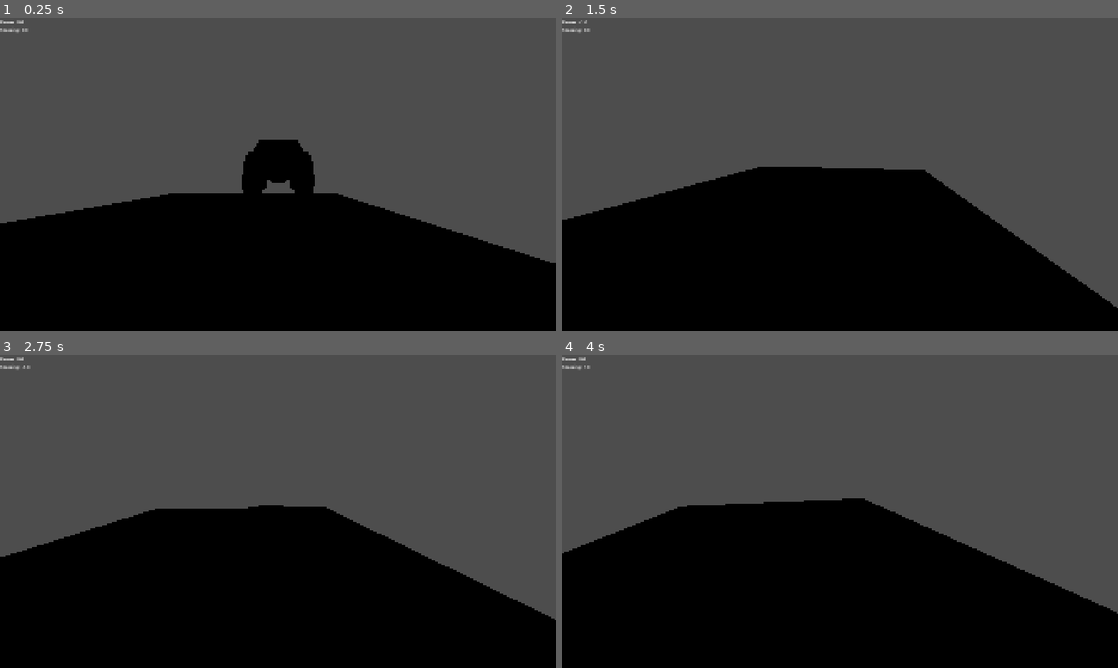
Above: before the commit, frames 1-4 (two rows, left to right).
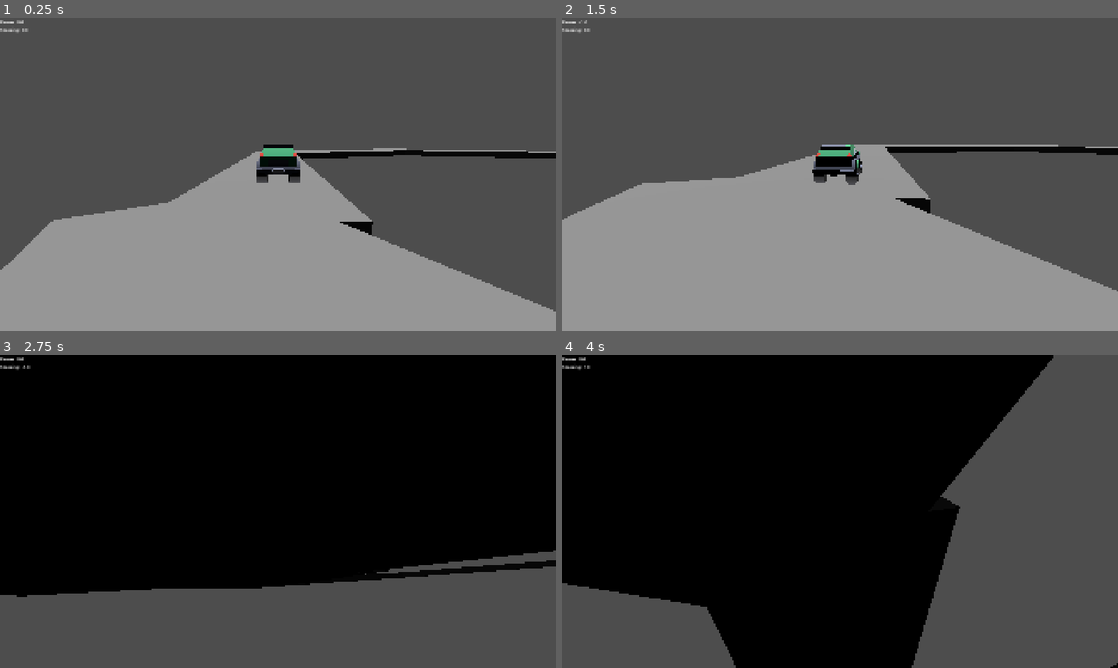
Above: after the commit, the same moments.

Repository: Another-Game-Studio/menu-template
Game: Godot game, scene res://scenes/TestScene.tscn
The game is run twice, just before and just after one commit, with the same random seed, the same clock (stepped at 60 frames per second) and the same inputs. This scene is started directly instead of the project's main scene.
Inputs (mouse positions are in pixels of both pictures, inside the frame that each line leads up to):
- Up to frame 1 (0.25 s): no input
- Up to frame 2 (1.5 s): move the mouse to (867, 174) at 0.52 s; hold Right (right) 0.53-1.28 s; hold Space (jump) 0.53-1.28 s; move the mouse to (812, 174) at 1.27 s; hold Down (brake) from 1.28 s (still down); tap Up (gas) at 1.35 s
- Up to frame 3 (2.75 s): tap Space (jump) at 1.52, 1.55, 1.82 s; move the mouse to (289, 505) at 2.02 s; release Down (brake) at 2.03 s; hold Right (right) from 2.03 s (still down); hold Space (jump) from 2.03 s (still down)
- Up to frame 4 (4 s): move the mouse to (834, 517) at 2.77 s; release Space (jump) at 2.78 s; tap Up (gas) at 2.85 s; tap Space (jump) at 3.02, 3.05, 3.32 s; move the mouse to (878, 514) at 3.52 s; release Right (right) at 3.53 s; hold Left (left) from 3.53 s (still down); hold Space (jump) from 3.53 s (still down)

The runs differ from the first frame. In frame 1, 41% of the frame differs, in the area x 0-100%, y 38-100%; in frame 2, 44%; in frame 3, 82%, in the area x 0-100%, y 0-100%; in frame 4, 56%.

Commit message:
Adds camera and jump function
Use the R1 equivalent to jump

Diff:
--- a/project.godot
+++ b/project.godot
@@ -76,3 +76,23 @@
 , Object(InputEventJoypadButton,"resource_local_to_scene":false,"resource_name":"","device":-1,"button_index":14,"pressure":0.0,"pressed":true,"script":null)
 ]
 }
+cam_left={
+"deadzone": 0.2,
+"events": [Object(InputEventJoypadMotion,"resource_local_to_scene":false,"resource_name":"","device":-1,"axis":2,"axis_value":-1.0,"script":null)
+]
+}
+cam_right={
+"deadzone": 0.2,
+"events": [Object(InputEventJoypadMotion,"resource_local_to_scene":false,"resource_name":"","device":-1,"axis":2,"axis_value":1.0,"script":null)
+]
+}
+cam_up={
+"deadzone": 0.2,
+"events": [Object(InputEventJoypadMotion,"resource_local_to_scene":false,"resource_name":"","device":-1,"axis":3,"axis_value":-1.0,"script":null)
+]
+}
+cam_down={
+"deadzone": 0.2,
+"events": [Object(InputEventJoypadMotion,"resource_local_to_scene":false,"resource_name":"","device":-1,"axis":3,"axis_value":1.0,"script":null)
+]
+}
--- a/scenes/TestScene.tscn
+++ b/scenes/TestScene.tscn
@@ -6,9 +6,34 @@
 [node name="TestScene" type="Node3D"]
 
 [node name="CSGBox3D" type="CSGBox3D" parent="."]
-transform = Transform3D(1, 0, 0, 0, 1, 0, 0, 0, 1, -1.69443, -0.579728, -2.74576)
+transform = Transform3D(1, 0, 0, 0, 1, 0, 0, 0, 1, 0.685688, -0.579728, 14.6883)
 use_collision = true
-size = Vector3(11.5234, 1, 12.9429)
+size = Vector3(6.76316, 1, 33.1393)
+
+[node name="CSGBox3D2" type="CSGBox3D" parent="."]
+transform = Transform3D(0.341561, 0, -0.93986, 0, 1, 0, 0.93986, 0, 0.341561, -12.2807, -0.579728, 33.2413)
+use_collision = true
+size = Vector3(6.76316, 1, 33.1393)
+
+[node name="CSGBox3D3" type="CSGBox3D" parent="."]
+transform = Transform3D(-0.327152, 0, -0.944972, 0, 1, 0, 0.944972, 0, -0.327152, -40.1686, -0.579728, 33.2245)
+use_collision = true
+size = Vector3(6.76316, 1, 33.1393)
+
+[node name="CSGBox3D4" type="CSGBox3D" parent="."]
+transform = Transform3D(-0.95874, 0, 0.284283, 0, 1, 0, -0.284283, 0, -0.95874, -49.4373, -0.579728, 1.35028)
+use_collision = true
+size = Vector3(6.76316, 1, 60.8865)
+
+[node name="CSGBox3D5" type="CSGBox3D" parent="."]
+transform = Transform3D(0.0389981, 0, 0.999239, 0, 1, 0, -0.999239, 0, 0.0389981, -27.3015, -0.579728, -25.8168)
+use_collision = true
+size = Vector3(6.76316, 1, 33.4912)
+
+[node name="CSGBox3D6" type="CSGBox3D" parent="."]
+transform = Transform3D(0.827365, 0, 0.561665, 0, 1, 0, -0.561665, 0, 0.827365, -5.66848, -0.579728, -13.7388)
+use_collision = true
+size = Vector3(6.76316, 1, 33.4912)
 
 [node name="Car" parent="." instance=ExtResource("1_2gju5")]
 transform = Transform3D(1, 0, 0, 0, 1, 0, 0, 0, 1, 0, 1.22672, 0)
@@ -25,3 +50,6 @@
 layout_mode = 0
 offset_right = 40.0
 offset_bottom = 23.0
+
+[node name="DirectionalLight3D" type="DirectionalLight3D" parent="."]
+transform = Transform3D(0.912357, 0.40939, 0.00220324, 0.000732022, -0.00701299, 0.999975, 0.409395, -0.912333, -0.00669804, 2.75838, 1.32126, 0)
--- a/scenes/car/camera.gd
+++ b/scenes/car/camera.gd
@@ -1,10 +1,11 @@
 extends SpringArm3D
 
 var mouse_sensitivity : float = 0.1
+var joystick_sensitivity : float = 1.0
 
 func _ready() -> void:
 	Input.set_mouse_mode(Input.MOUSE_MODE_CAPTURED)
-	set_as_top_level(true)
+	#set_as_top_level(true)
 
 
 func _input(event : InputEvent) -> void:
@@ -14,3 +15,13 @@
 
 		rotation_degrees.y -= event.relative.x * mouse_sensitivity
 		rotation_degrees.y = wrapf(rotation_degrees.y, 0.0, 360.0)
+
+func get_joystick_controls(delta: float) -> void:
+	rotation_degrees.x -= (Input.get_action_strength("cam_down") - Input.get_action_strength("cam_up")) * joystick_sensitivity
+	rotation_degrees.x = clamp(rotation_degrees.x, -90.0, -10.0)
+
+	rotation_degrees.y -= (Input.get_action_strength("cam_left") - Input.get_action_strength("cam_right")) * joystick_sensitivity
+	rotation_degrees.y = wrapf(rotation_degrees.y, 0.0, 360.0)
+
+func _process(delta: float) -> void:
+	get_joystick_controls(delta)
--- a/scenes/car/car.gd
+++ b/scenes/car/car.gd
@@ -6,6 +6,8 @@
 const max_RPM : int = 450
 const turn_speed : float = 3.0
 const turn_amount : float = 0.3
+
+const jump_force : float = 50.0
 
 @export var controls : PlayerController
 
@@ -18,10 +20,11 @@
 func _physics_process(delta: float) -> void:
 	var power : float = controls.power
 	var direction : float = controls.steering
-
 	var RPM_left : float = abs($wheel_back_left.get_rpm())
 	var RPM_right : float = abs($wheel_back_right.get_rpm())
 	var RPM : float = (RPM_left+RPM_right)/2.0
 	var torque : float = power * max_torque * (1.0-RPM/max_RPM)
 	engine_force = torque
 	steering = lerp(steering, direction*turn_amount, turn_speed*delta)
+	if controls.jump and $wheel_back_left.is_in_contact() and $wheel_back_right.is_in_contact():
+		apply_central_impulse(Vector3.UP*jump_force)
--- a/scenes/car/car.tscn
+++ b/scenes/car/car.tscn
@@ -245,8 +245,9 @@
 skeleton = NodePath("")
 
 [node name="CameraArm" type="SpringArm3D" parent="."]
+transform = Transform3D(-1, 0, -8.74228e-08, 0, 1, 0, 8.74228e-08, 0, -1, 0, 0, 0)
 collision_mask = 0
-spring_length = 5.0
+spring_length = 7.5
 script = ExtResource("3_x7uf8")
 
 [node name="Camera3D" type="Camera3D" parent="CameraArm"]
@@ -256,3 +257,7 @@
 unique_name_in_owner = true
 script = ExtResource("3_rytg7")
 metadata/_custom_type_script = "uid://bhacn2rp1y0dv"
+
+[node name="Barycenter" type="Marker3D" parent="."]
+unique_name_in_owner = true
+transform = Transform3D(1, 0, 0, 0, 1, 0, 0, 0, 1, 0, 0.640381, -0.490654)
